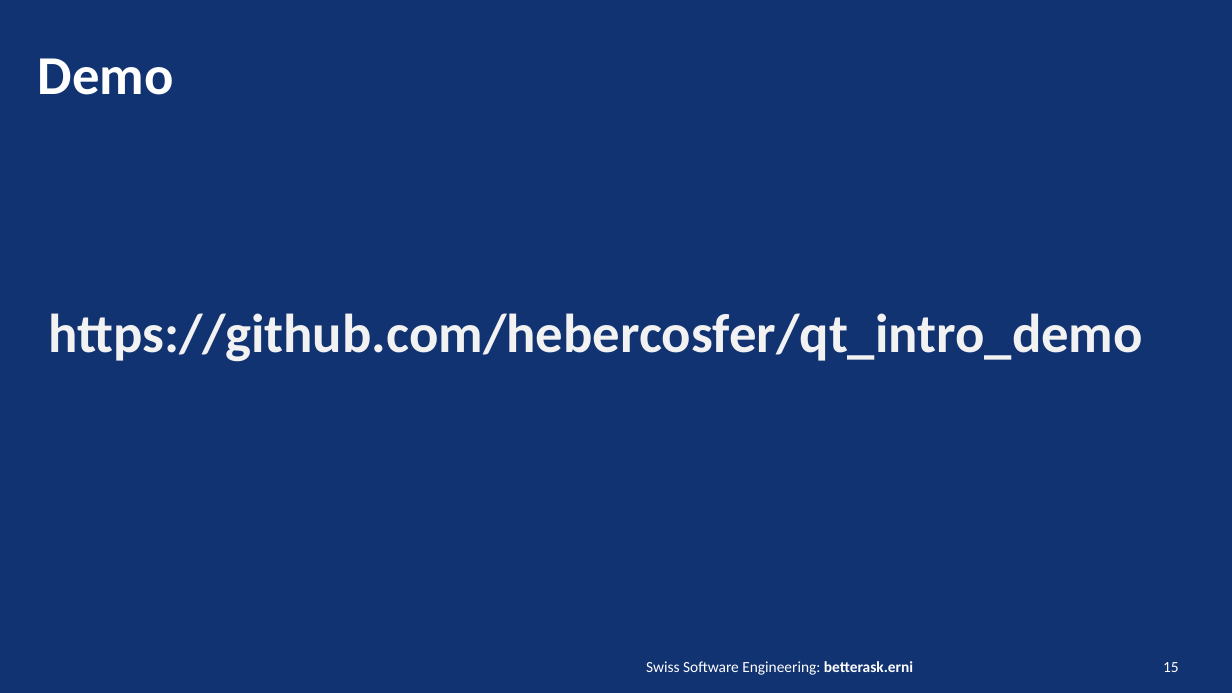
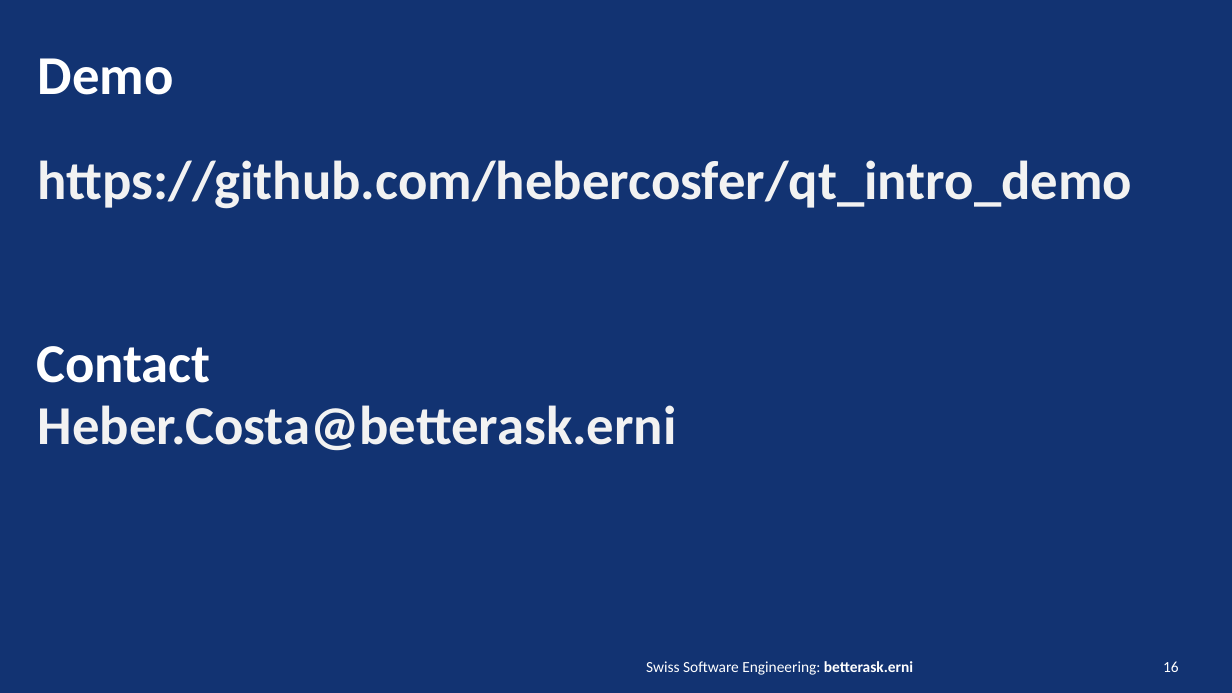
Before and after one commit to hebercosfer/qt_intro_demo, a slide deck: slide 16 of Qt Introduction.pptx (slide 15 before the commit). Drawn at 1232x693 pixels with LibreOffice and Linux fonts; fonts in the diff are those of the drawing. Boxes give left, top, right and bottom in pixels: in the first picture for what was removed or moved away, otherwise in the second. Text is boxed around its words. In the diff, an @@ line names an element or a change of style, - is before the commit and + after.

```diff
--- a/Qt Introduction.pptx
+++ b/Qt Introduction.pptx
@@ text "https://github.com/hebercosfer/qt_intro_demo": place and size @@
-text "https://github.com/hebercosfer/qt_intro_demo" at [49, 313, 1143, 362]
+text "https://github.com/hebercosfer/qt_intro_demo" at [38, 160, 1132, 209]
@@ text added at [36, 346, 211, 383], 32 pt, text #FFFFFF, bold @@
+Contact
@@ text added at [38, 405, 677, 451], 32 pt, text #F2F2F2, bold @@
+Heber.Costa@betterask.erni
@@ page number at [1163, 661, 1179, 672]: text changed @@
-15
+16
```
Also in this commit, not shown: 1 slide added, 2 other files.
